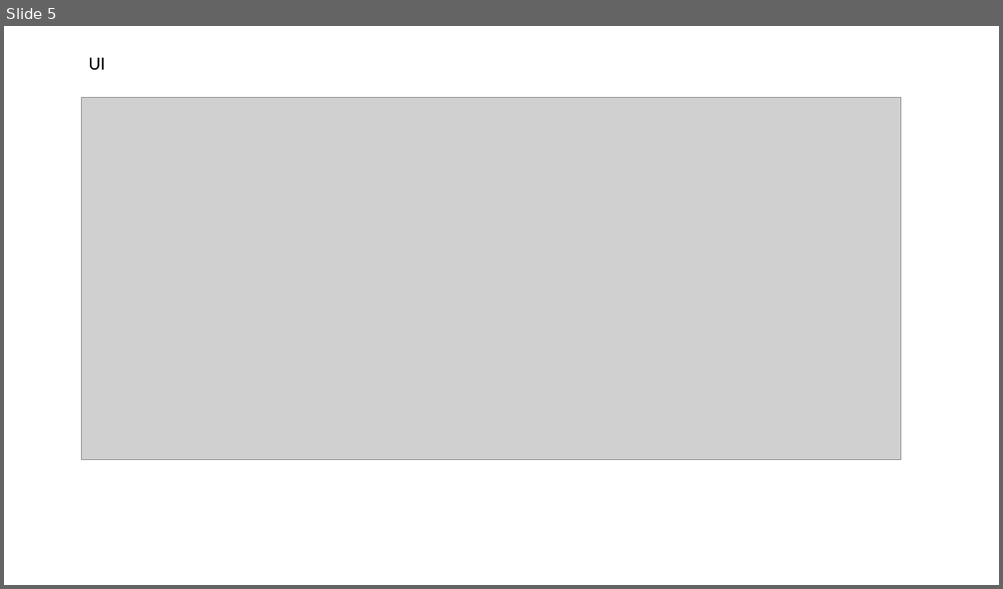
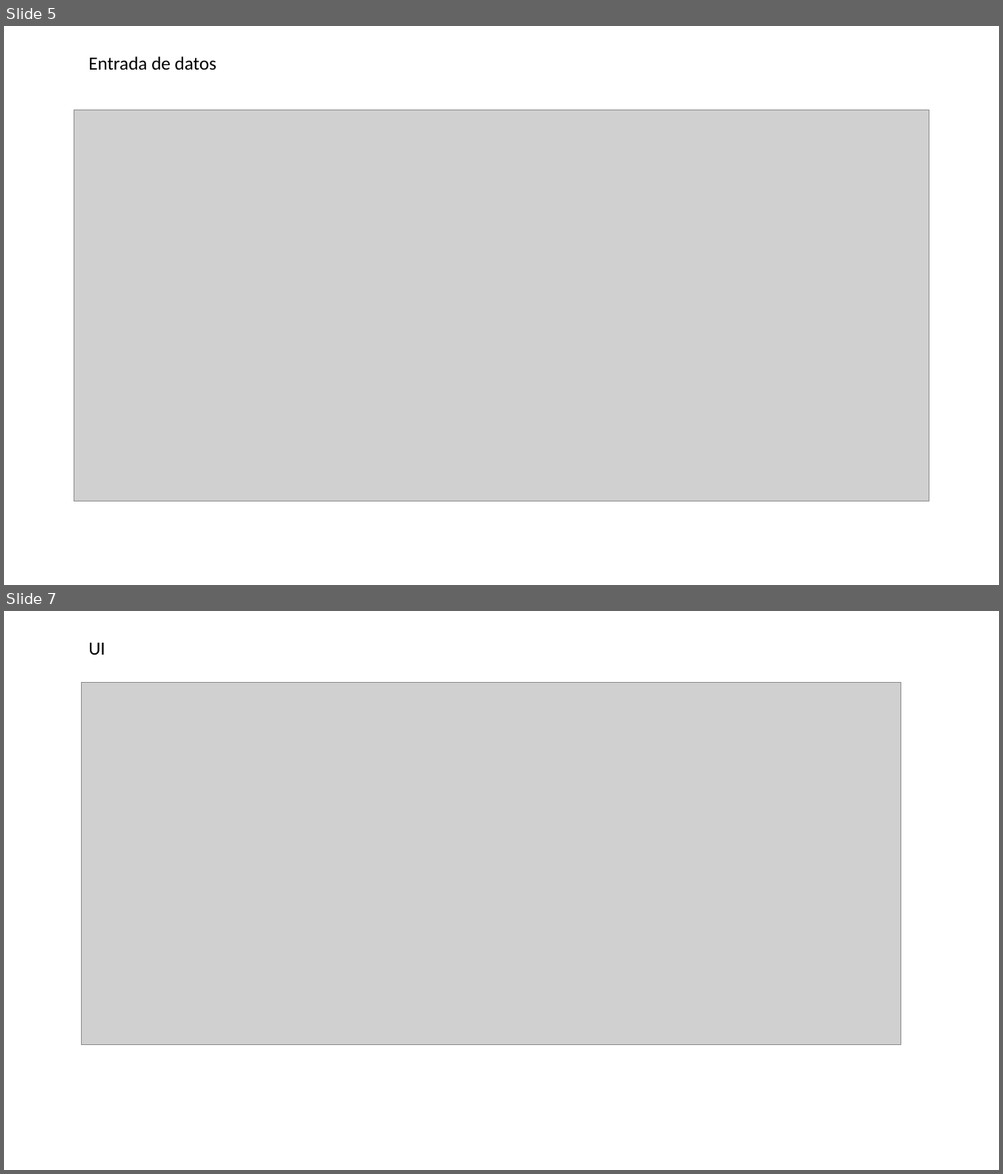
Before and after one commit to mPuchadesdo/Team-Challenge---Team-Victory, a slide deck: Documentacion/JBC/HUNDIR LA FLOTA - ANÁLIISIS.pptx. Shown one above the other, each under a label of ours: slide 5 before the commit, slides 5 and 7 after it; the slides between them are not shown. The pictures are 1003x589 and 1003x1174 pixels, drawn with LibreOffice and Linux fonts; fonts in the diff are those of the drawing; grey boxes stand for pictures. Boxes give left, top, right and bottom in pixels: in the first picture for what was removed or moved away, otherwise in the second. Text is boxed around its words. In the diff, an @@ line names an element or a change of style, - is before the commit and + after.

```diff
--- a/Documentacion/JBC/HUNDIR LA FLOTA - ANÁLIISIS.pptx
+++ b/Documentacion/JBC/HUNDIR LA FLOTA - ANÁLIISIS.pptx
@@ slide 5 added at (4,26,999,585), background #FFFFFF @@
@@ text added at (88,56,216,70), 18 pt, text #000000 @@
+Entrada de datos
@@ picture added at (74,110,929,501) @@
@@ what was slide 5 is now slide 7 @@
```
Also in this commit, not shown: 1 slide changed, 1 other slide added.
